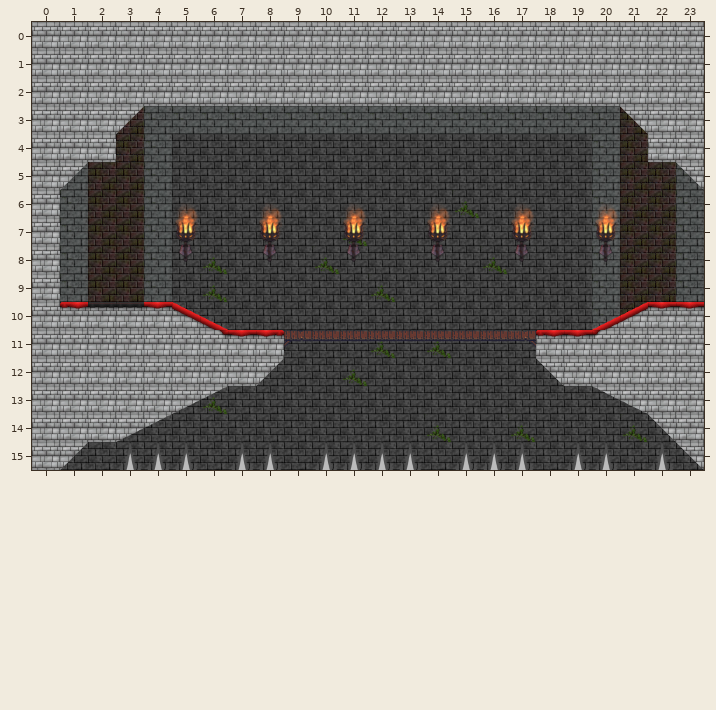
Tiled map, stored at android/assets/Maps/Map1.tmx. The picture above is the old version.
Cells are 64x64 px. Shown: x 0..23, y 0..15.
After:
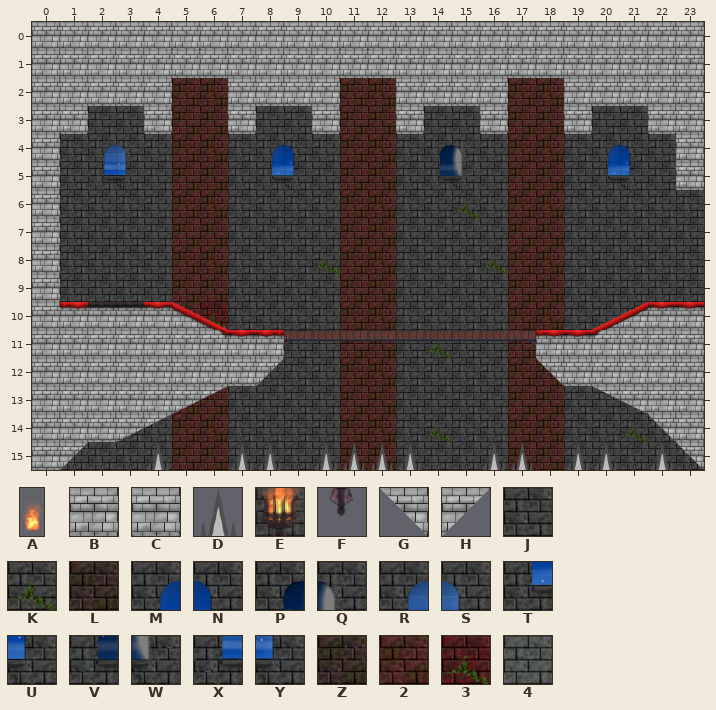
Key: from "Fire": A 0; from "castle": B 33, C 39, D 41, E 44, F 60, G 100, H 101; from "walls-128x128_2": J 0, K 8, L 25, M 42, N 43, P 44, Q 45, R 46, S 47, T 50, U 51, V 52, W 53, X 54, Y 55, Z 56, 2 58, 3 59, 4 62.
_ is an empty cell, # one hidden under a higher layer.
Tiles replaced or removed in this view: 4, A, B, D, E, F, G, H, J, K, L, Z.
See-through tiles are keyed as they look on the map.
Edits made:
Changed rows in their new state; . is an unchanged cell.
Layer "background":
first column x 1:
 3 ..J2##2JJ2##2JJ2##2JJ..
 4 ..JJ##.............##..
 5 J#JJ##.............##J#
 6 JJJJ##.............JJJJ
 7 JJJJ##....#.....#..JJJJ
 8 JJJJ##.............JJJJ
 9 JJJJ##.....#.......JJJJ
10 ....23.............JJ..
11 ..........22....2......
12 ..........22....22.....
13 ....22....22....#2.....
14 ....2#....22....2#.....
15 ....#2....22....2#.....
Layer "Fire" (removed):
first column x 5:
 7 _.._.._.._.._.._
first column x 3:
15 _..........._
Layer "main":
first column x 1:
 2 ....22....22....22.....
 3 .__C22C..C22C..C22C._..
 4 _RS.22.MN.22.PQ.22.MN_.
 5 _XY.22.TU.22.VW.22.TU.B
 6 ....22....22....22.....
 7 ....22._..22._..22._...
 8 ....22._..22._..22._...
 9 ....22....22....22.....
10 ..........22....22.....
13 ................2......
14 .....2...........2.....
15 ....2............2.....
Boxes around the changes in both pictures, in picture pixels (x1, y1, x2, y2):
changed: (60, 78, 704, 470)
